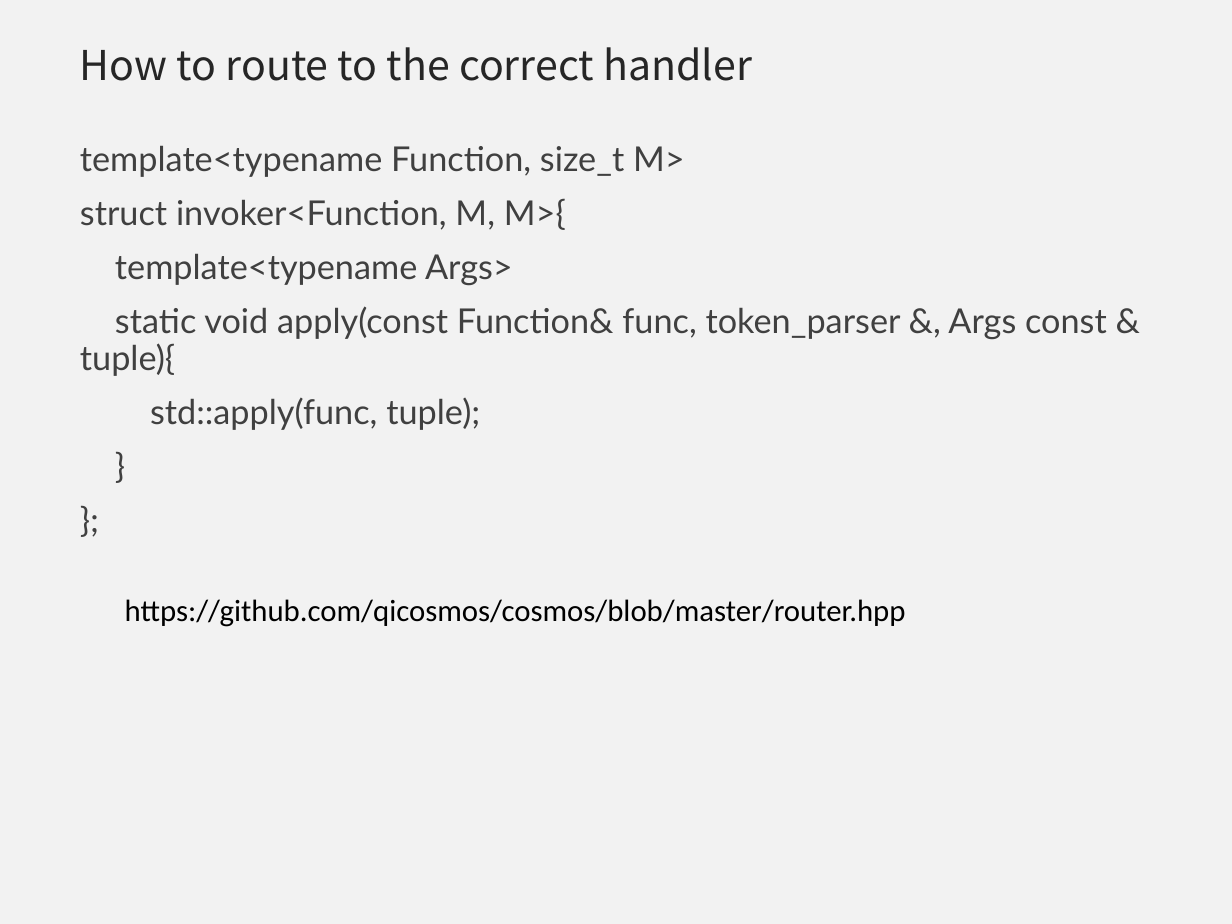
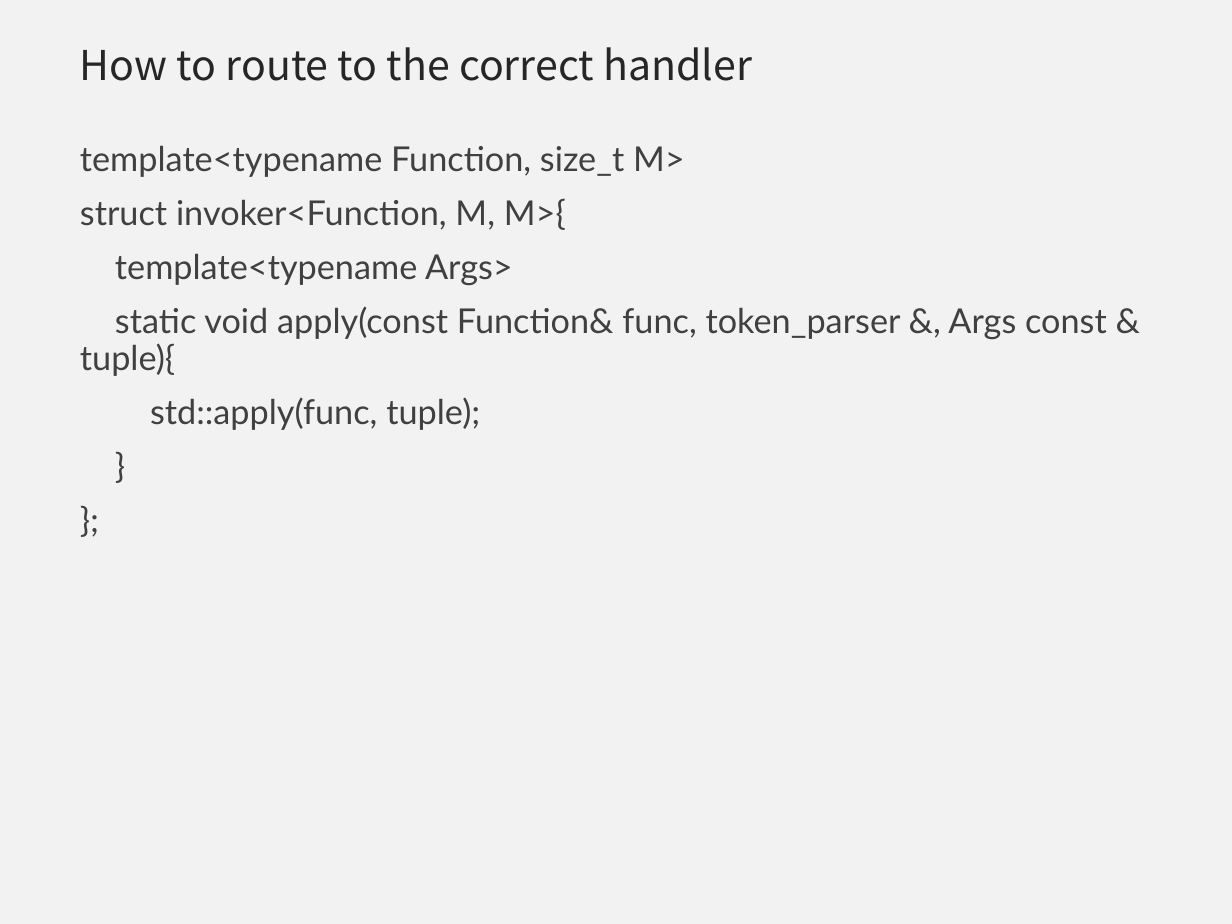
Before and after one commit to qicosmos/cppnow2017-ppt, a slide deck: slide 32 of An easy to use RPC framework implemented by c++11 and c++14 - shorter.pptx (slide 33 before the commit). Drawn at 1232x924 pixels with LibreOffice and Linux fonts; fonts in the diff are those of the drawing; background and template pictures are left out. Boxes give left, top, right and bottom in pixels: in the first picture for what was removed or moved away, otherwise in the second. Text is boxed around its words. In the diff, an @@ line names an element or a change of style, - is before the commit and + after.

```diff
--- a/An easy to use RPC framework implemented by c++11 and c++14 - shorter.pptx
+++ b/An easy to use RPC framework implemented by c++11 and c++14 - shorter.pptx
@@ text removed at bbox=[125, 599, 906, 627] @@
-https://github.com/qicosmos/cosmos/blob/master/router.hpp
```
Also in this commit, not shown: 10 other slides changed, 1 slide added, 1 slide removed.
